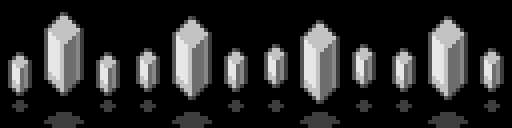
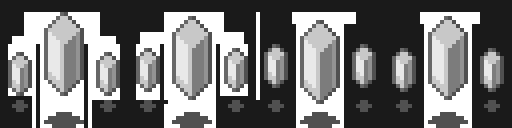
Comparing the layer stacks of the two 512x128 images. Changes:
painted on "Background" over left=8, top=12, right=504, bottom=128
